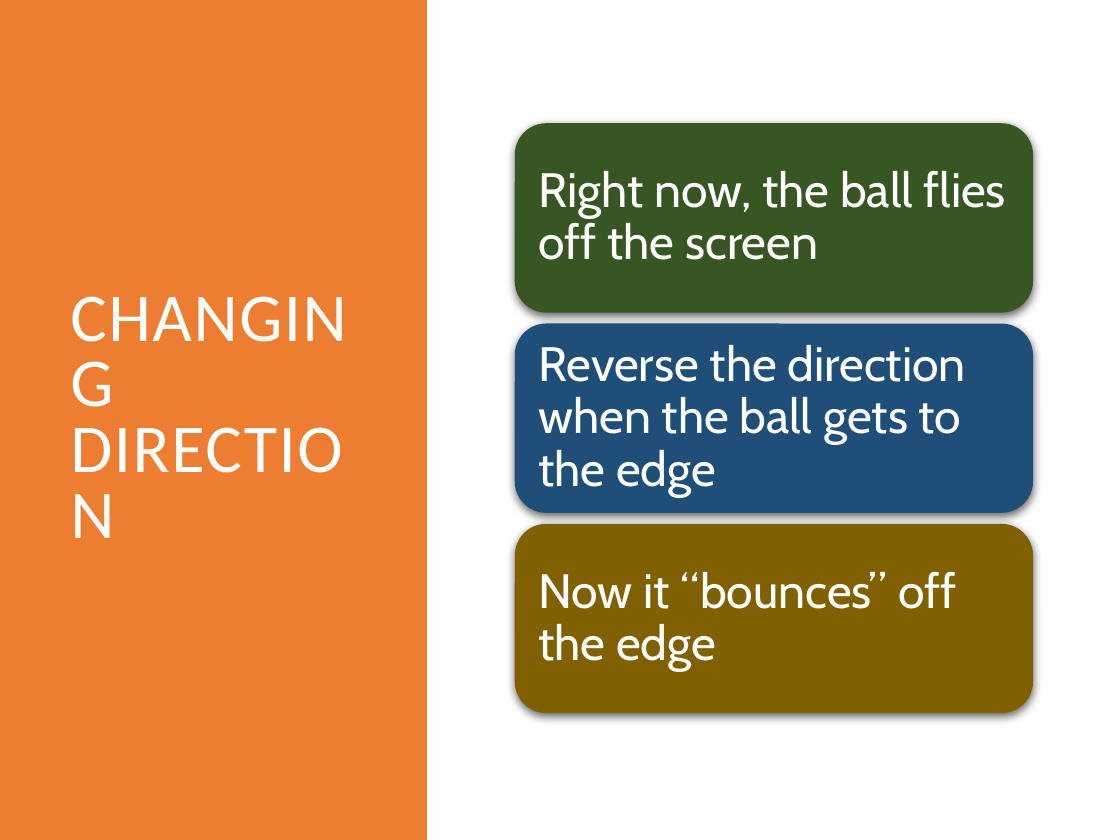
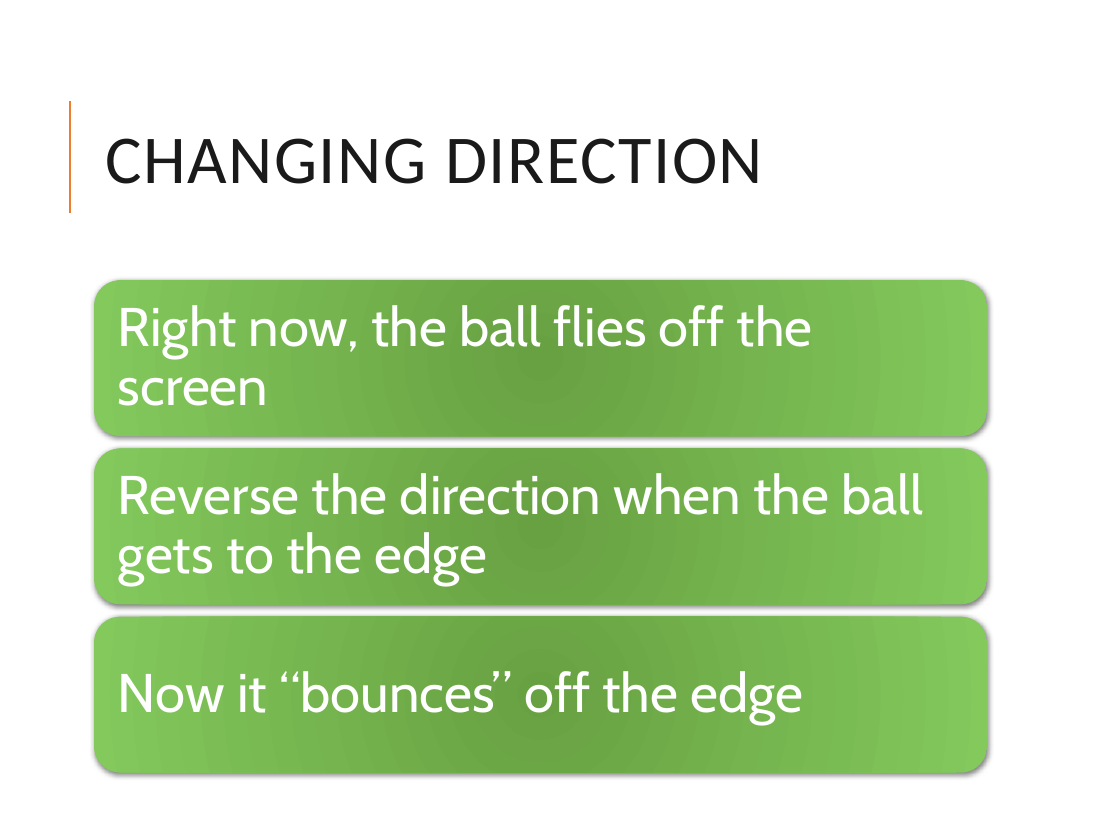
Before and after one commit to rsera/Junior-Knights, a slide deck: slide 12 of Python Day 10 Pygame 2.pptx. Drawn at 1120x840 pixels with LibreOffice and Linux fonts; fonts in the diff are those of the drawing. Boxes give left, top, right and bottom in pixels: in the first picture for what was removed or moved away, otherwise in the second. Text is boxed around its words. In the diff, an @@ line names an element or a change of style, - is before the commit and + after.

```diff
--- a/Python Day 10 Pygame 2.pptx
+++ b/Python Day 10 Pygame 2.pptx
@@ rectangle removed at <box>0,0,427,840</box> @@
@@ title "CHANGING DIRECTION": place and size @@
-title "CHANGING DIRECTION" at <box>59,78,373,760</box>
+title "CHANGING DIRECTION" at <box>105,138,763,184</box>
@@ title "CHANGING DIRECTION" at <box>105,138,763,184</box>: text colour #FFFFFF to #1A1A1A @@
@@ line added from (69, 213) to (69, 101), #ED7D31 1.5 pt @@
@@ rounded rectangle removed at <box>515,123,1034,312</box> @@
@@ rounded rectangle added at <box>94,280,987,436</box>, fill gradient #68A142 to #82CA5D @@
@@ size 31 to 35 pt; more space between paragraphs in 3 elements at <box>118,671,804,724</box>, <box>118,473,923,585</box>, <box>118,305,813,406</box> @@
@@ text "Right now, the ball flies ...": place and size @@
-text "Right now, the ball flies ..." at <box>538,171,1006,260</box>
+text "Right now, the ball flies ..." at <box>118,305,813,406</box>
@@ rounded rectangle removed at <box>515,324,1034,513</box> @@
@@ rounded rectangle added at <box>94,448,987,604</box>, fill gradient #68A142 to #82CA5D @@
@@ text "Reverse the direction when the ...": place and size @@
-text "Reverse the direction when the ..." at <box>538,345,966,497</box>
+text "Reverse the direction when the ..." at <box>118,473,923,585</box>
@@ rounded rectangle removed at <box>515,524,1034,713</box> @@
@@ rounded rectangle added at <box>94,617,987,773</box>, fill gradient #68A142 to #82CA5D @@
@@ text "Now it “bounces” off the ...": place and size @@
-text "Now it “bounces” off the ..." at <box>538,571,956,672</box>
+text "Now it “bounces” off the ..." at <box>118,671,804,724</box>
```
Also in this commit, not shown: 8 slides added, 2 slides removed, 14 other files.
